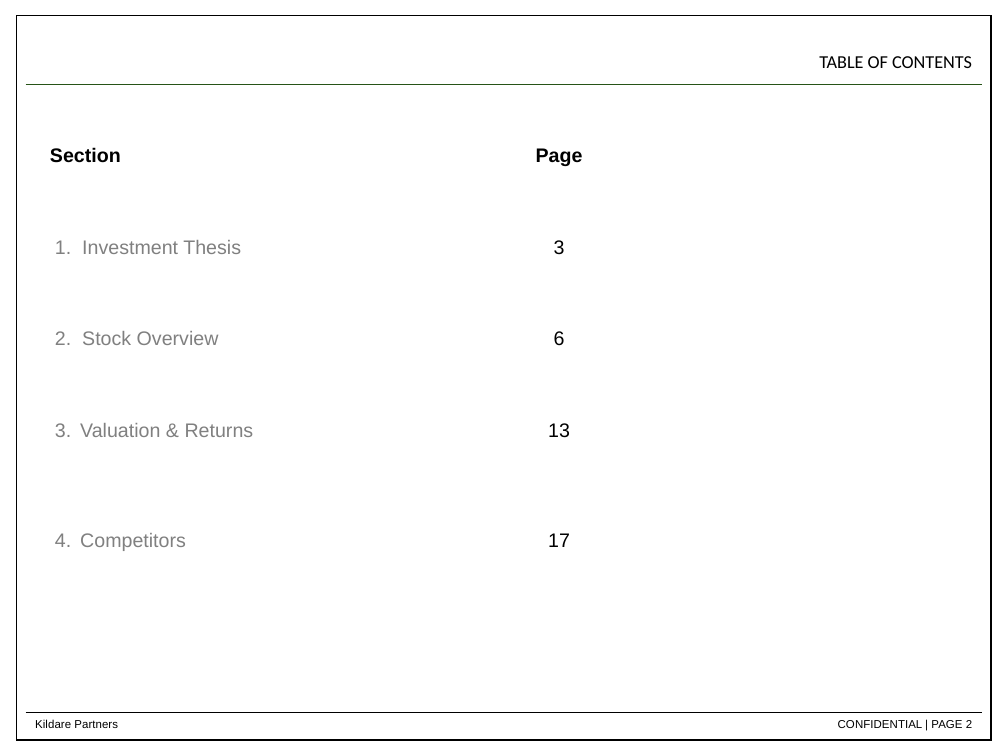
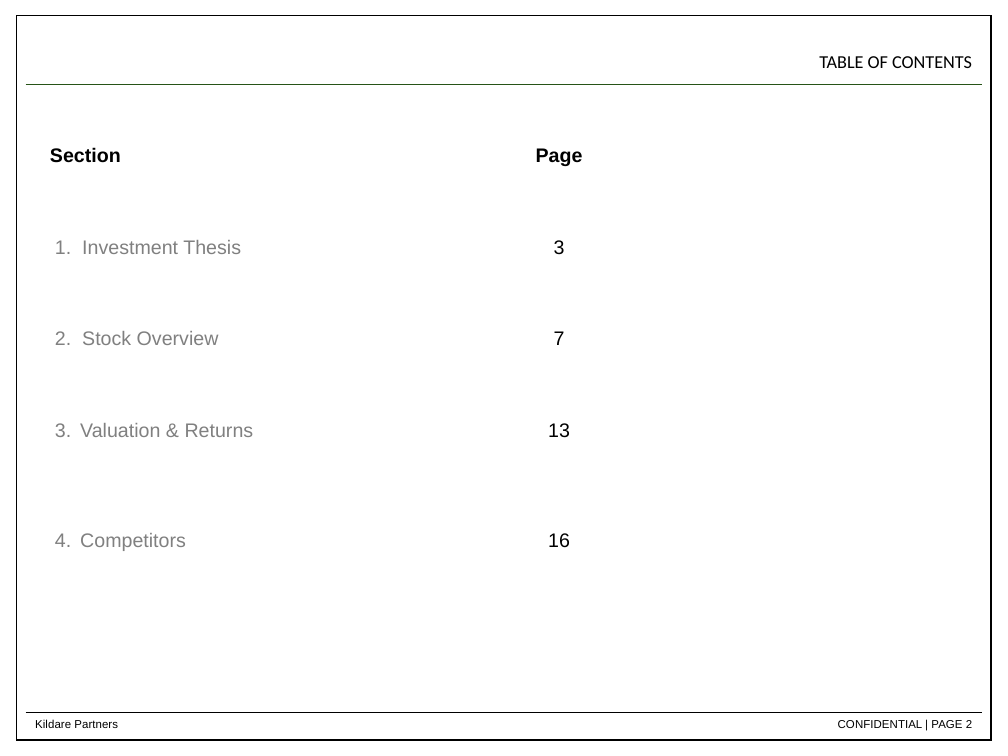
Before and after one commit to dchen88888/Nike-Stock-Pitch, a slide deck: slide 2 of RH_Stock_Pitch_updated.pptx. Drawn at 1008x756 pixels with LibreOffice and Linux fonts; fonts in the diff are those of the drawing. Boxes give left, top, right and bottom in pixels: in the first picture for what was removed or moved away, otherwise in the second. Text is boxed around its words. In the diff, an @@ line names an element or a change of style, - is before the commit and + after.

```diff
--- a/RH_Stock_Pitch_updated.pptx
+++ b/RH_Stock_Pitch_updated.pptx
@@ table at box(40, 140, 610, 575) @@
-row 3, column 2: 6
+row 3, column 2: 7
-row 4, column 2: 13 / 17
+row 4, column 2: 13 / 16
```
Also in this commit, not shown: 1 other slide changed.
